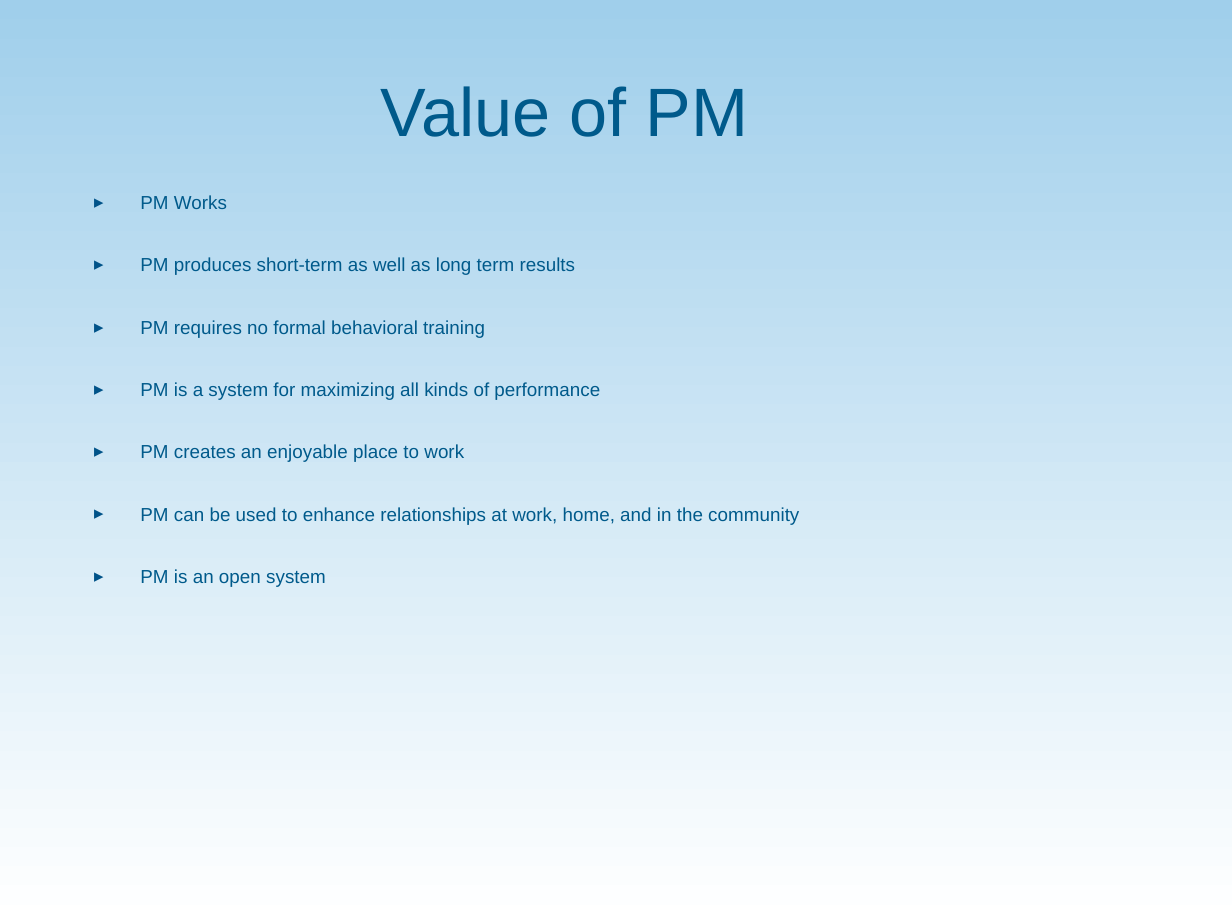
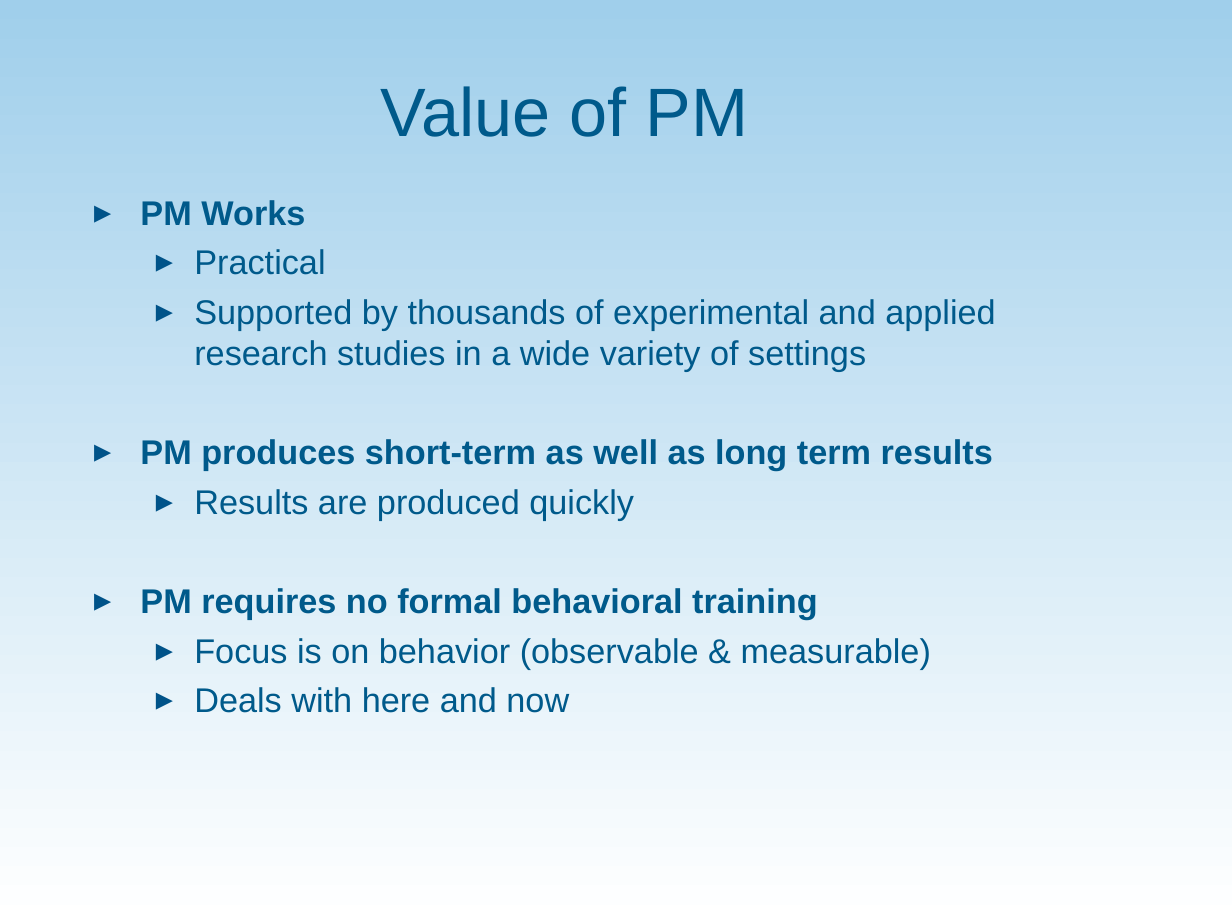
Before and after one commit to communityinclusion/vrsummit.org, a slide deck: slide 15 of assets/PP_Performance_Management_Behavioral_Perspective.ppt (slide 11 before the commit). Drawn at 1232x924 pixels with LibreOffice and Linux fonts; fonts in the diff are those of the drawing; background and template pictures are left out. Boxes give left, top, right and bottom in pixels: in the first picture for what was removed or moved away, otherwise in the second. Text is boxed around its words. In the diff, an @@ line names an element or a change of style, - is before the commit and + after.

```diff
--- a/assets/PP_Performance_Management_Behavioral_Perspective.ppt
+++ b/assets/PP_Performance_Management_Behavioral_Perspective.ppt
@@ text at bbox=[140, 200, 993, 619]: size 11 to 20 pt, bold on in "PM Works", "PM produces short-term as well as long ...", "PM requires no formal behavioral training" @@
@@ text at bbox=[194, 249, 995, 371]: paragraphs added @@
+  ▸ Practical
+  ▸ Supported by thousands of experimental and applied research studies in a wide variety of settings
@@ text at bbox=[194, 489, 634, 520]: paragraph added @@
+  ▸ Results are produced quickly
@@ text at bbox=[194, 638, 931, 713]: text changed; size 11 to 20 pt @@
-▸ PM is a system for maximizing all kinds of performance
-▸ PM creates an enjoyable place to work
-▸ PM can be used to enhance relationships at work, home, and in the community
-▸ PM is an open system
+  ▸ Focus is on behavior (observable & measurable)
+  ▸ Deals with here and now
```
Also in this commit, not shown: 12 other slides changed, 7 slides added.
